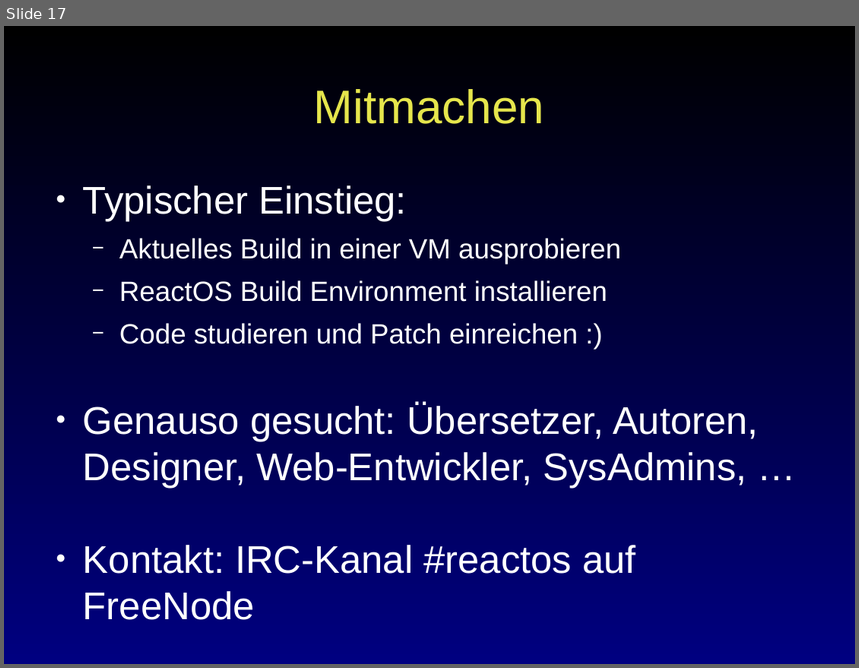
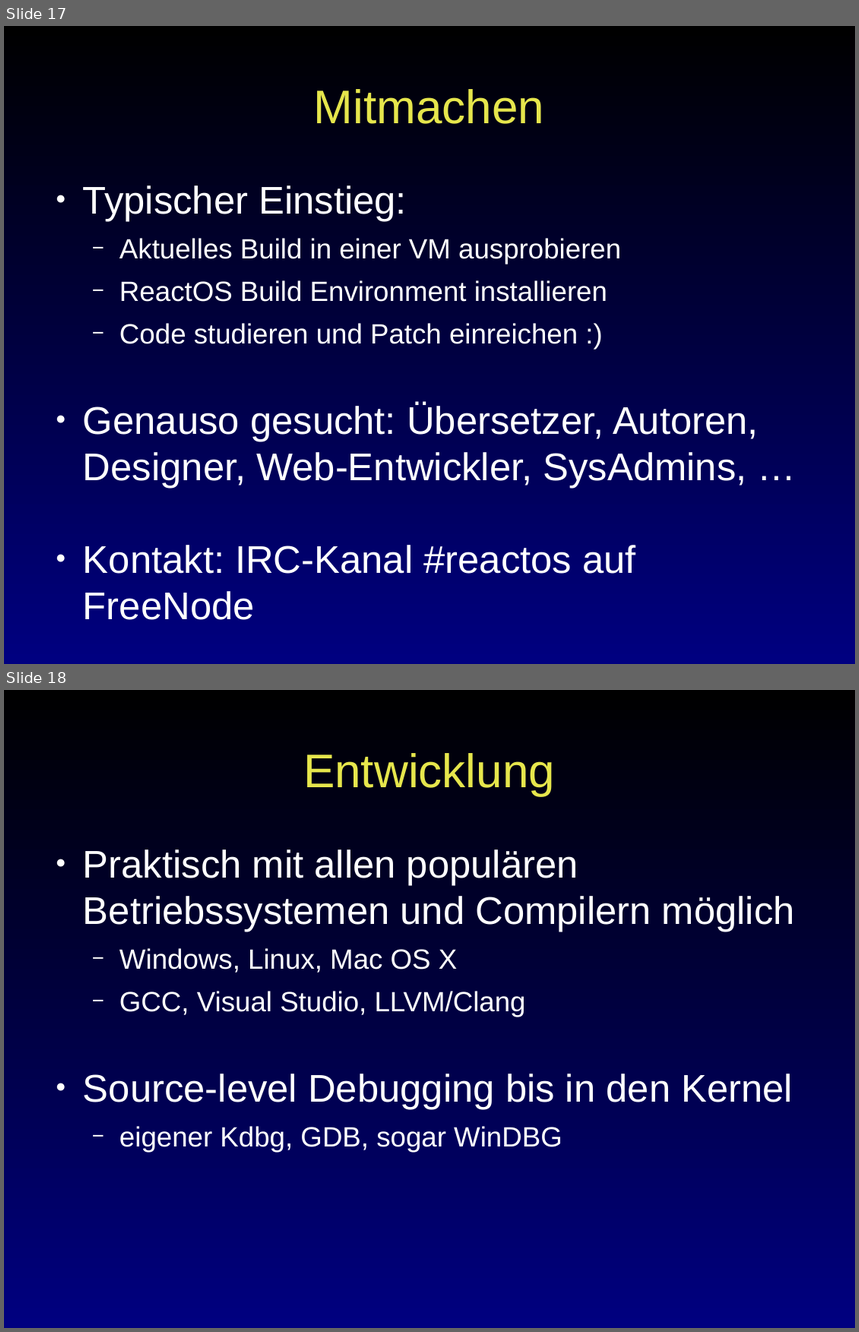
Before and after one commit to reactos/press-media, a slide deck: Events/2014 - Kieler Linux-Tage/Presentation/ReactOS.odp. Shown one above the other, each under a label of ours: slide 17 before the commit, slides 17 and 18 after it. The pictures are 859x668 and 859x1332 pixels, drawn with LibreOffice and Linux fonts; fonts in the diff are those of the drawing; background and template pictures are left out. Boxes give left, top, right and bottom in pixels: in the first picture for what was removed or moved away, otherwise in the second. Text is boxed around its words. In the diff, an @@ line names an element or a change of style, - is before the commit and + after.

```diff
--- a/Events/2014 - Kieler Linux-Tage/Presentation/ReactOS.odp
+++ b/Events/2014 - Kieler Linux-Tage/Presentation/ReactOS.odp
@@ slide 18 added at [4,690,855,1328], background gradient #000000 to #000080 @@
@@ title added at [303,753,555,796], 44 pt, text #E6E64C @@
+Entwicklung
@@ text added at [83,850,795,1152], 36 pt, text #FFFFFF @@
+● Praktisch mit allen populären Betriebssystemen und Compilern möglich
+  − Windows, Linux, Mac OS X
+  − GCC, Visual Studio, LLVM/Clang
+● Source-level Debugging bis in den Kernel
+  − eigener Kdbg, GDB, sogar WinDBG
```
Also in this commit, not shown: 1 other slide added.
